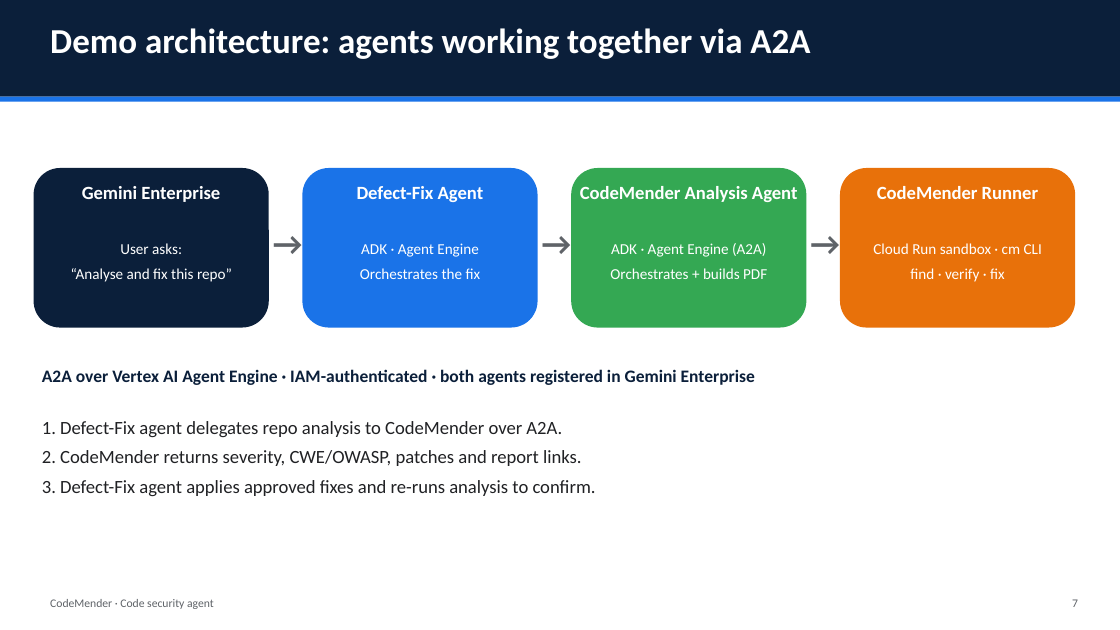
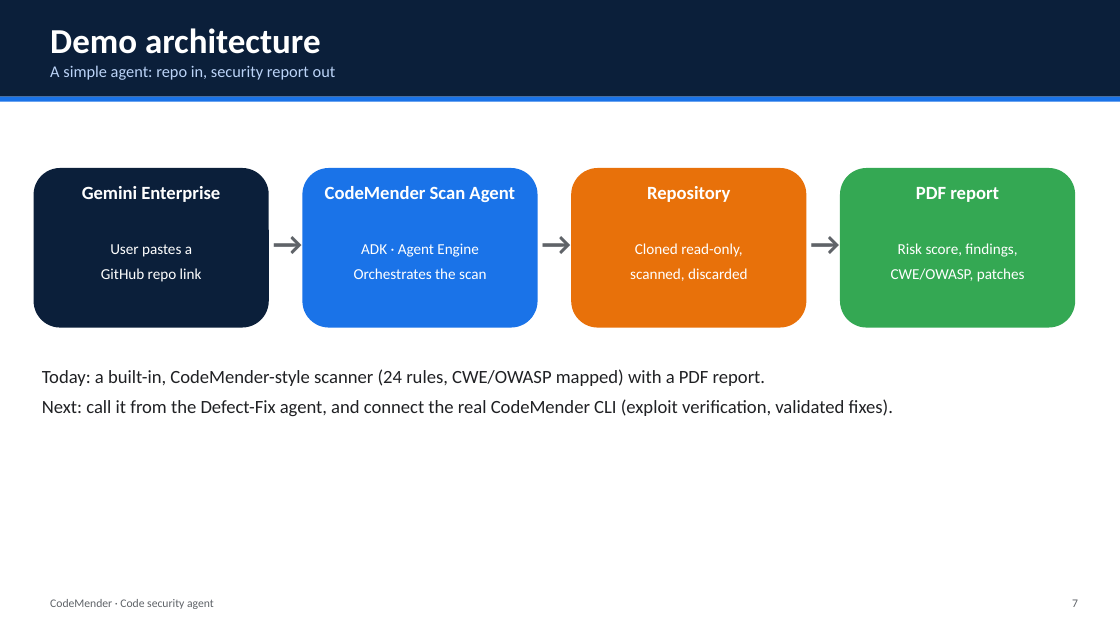
Before and after one commit to DasBalvinderDas/code-mender, a slide deck: slide 7 of ppt/CodeMender_Overview.pptx. Drawn at 1120x630 pixels with LibreOffice and Linux fonts; fonts in the diff are those of the drawing. Boxes give left, top, right and bottom in pixels: in the first picture for what was removed or moved away, otherwise in the second. Text is boxed around its words. In the diff, an @@ line names an element or a change of style, - is before the commit and + after.

```diff
--- a/ppt/CodeMender_Overview.pptx
+++ b/ppt/CodeMender_Overview.pptx
@@ text at (50,28,321,54): text changed @@
-Demo architecture: agents working together via A2A
+Demo architecture
@@ text added at (50,65,336,80), 14 pt, text #BBD3F7 @@
+A simple agent: repo in, security report out
@@ rounded rectangle at (571,168,807,328): fill #34A853 to #E8710A @@
@@ rounded rectangle at (840,168,1075,328): fill #E8710A to #34A853 @@
@@ text at (325,186,515,202): text changed @@
-Defect-Fix Agent
+CodeMender Scan Agent
@@ text at (647,186,730,202): text changed @@
-CodeMender Analysis Agent
+Repository
@@ text at (916,187,999,202): text changed @@
-CodeMender Runner
+PDF report
@@ text at (101,244,202,282): text changed @@
-User asks:
-“Analyse and fix this repo”
+User pastes a
+GitHub repo link
@@ text at (354,268,486,279): text changed @@
-Orchestrates the fix
+Orchestrates the scan
@@ text at (630,243,747,281): text changed @@
-ADK · Agent Engine (A2A)
-Orchestrates + builds PDF
+Cloned read-only,
+scanned, discarded
@@ text at (891,243,1025,282): text changed @@
-Cloud Run sandbox · cm CLI
-find · verify · fix
+Risk score, findings,
+CWE/OWASP, patches
@@ text removed at (42,369,755,385) @@
-A2A over Vertex AI Agent Engine · IAM-authenticated · both agents registered in Gemini Enterprise
@@ text added at (42,369,893,416), 16 pt, text #202124 @@
+Today: a built-in, CodeMender-style scanner (24 rules, CWE/OWASP mapped) with a PDF report.
+Next: call it from the Defect-Fix agent, and connect the real CodeMender CLI (exploit verification, validated fixes).
@@ text removed at (42,421,596,496) @@
-1. Defect-Fix agent delegates repo analysis to CodeMender over A2A.
-2. CodeMender returns severity, CWE/OWASP, patches and report links.
-3. Defect-Fix agent applies approved fixes and re-runs analysis to confirm.
```
Also in this commit, not shown: 28 other files.
